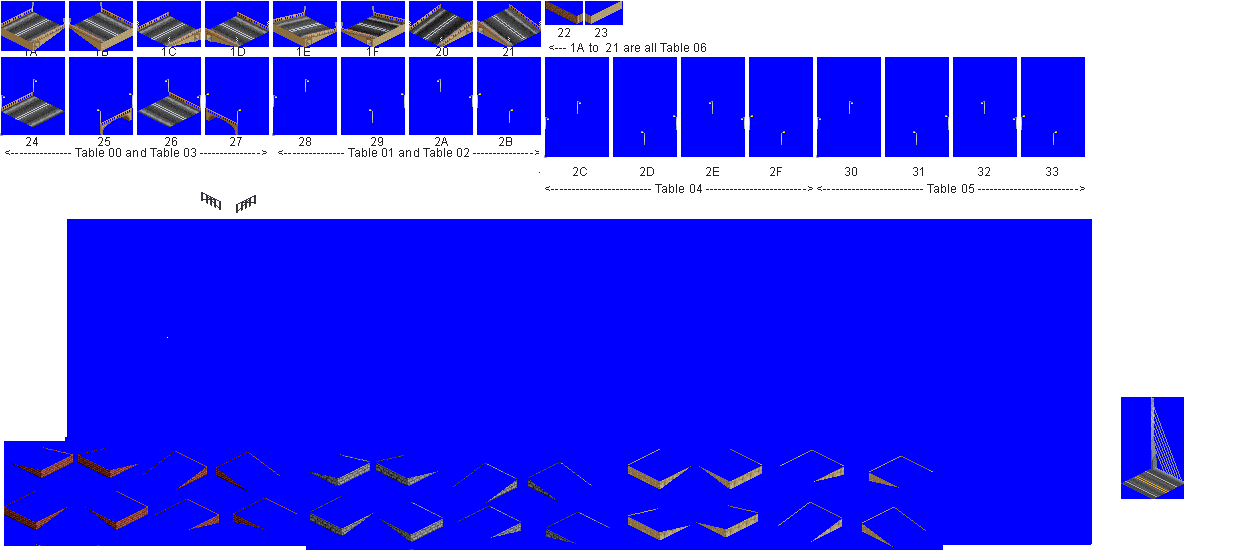
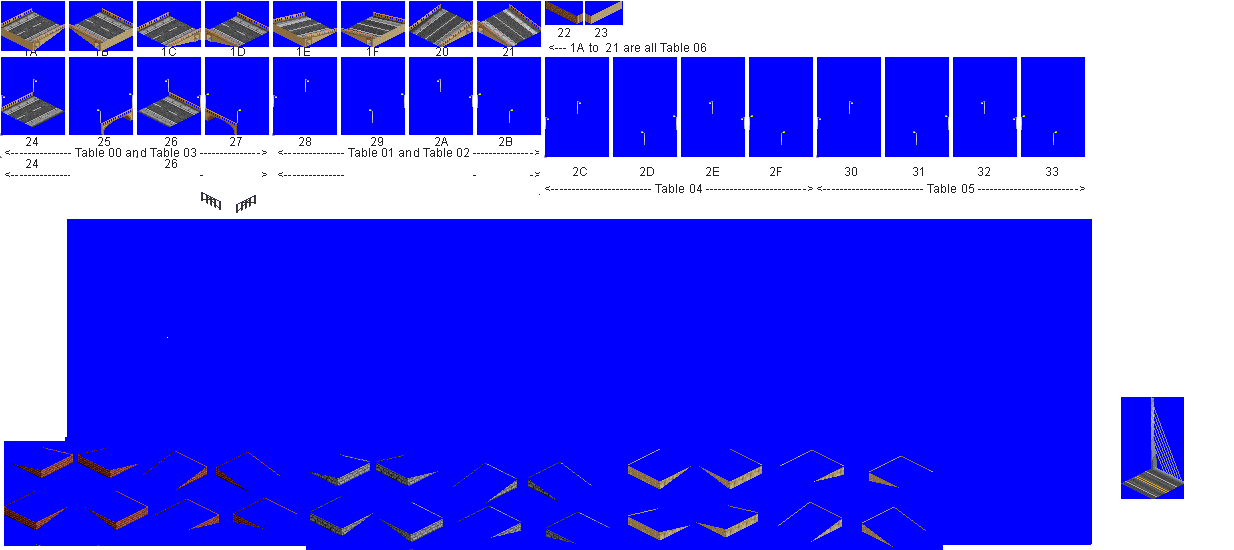
Two versions of the same layered image (1234px x 550px). Layer-by-layer changes:
added layer "road overlay" above "arch base" over 0, 9, 540, 195
added layer "arch base" above "sydney_road.png" over 1, 2, 541, 195
painted on "sydney_road.png" over 1, 2, 541, 195
